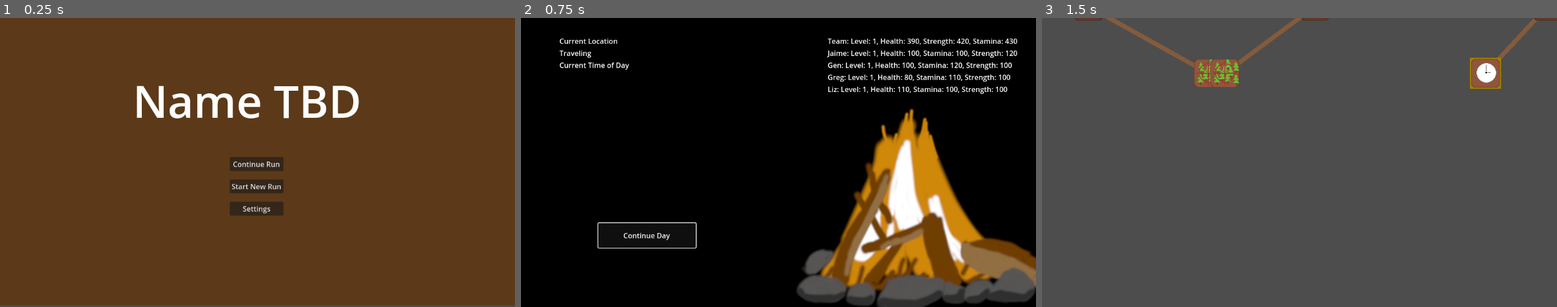
Above: before the commit, frames 1-3 (left to right).
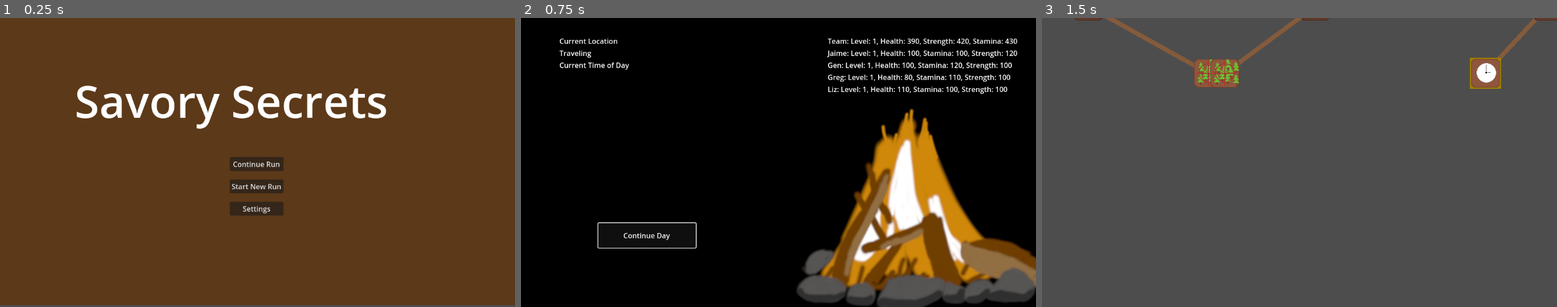
Above: after the commit, the same moments.

Repository: donnell74/Game-Off-2024
Game: Godot game, scene res://main.tscn
Two runs of this game, one before a commit and one after it. Both use one fixed random seed, a clock stepped at 60 frames per second and the inputs below.
Inputs:
- Up to frame 1 (0.25 s): no input
- Up to frame 2 (0.75 s): click "Start New Run" at 0.5 s
- Up to frame 3 (1.5 s): click "Continue Day" at 1.25 s

The runs differ from the first frame. In frame 1, 3.3% of the frame differs, in the area x 14-75%, y 23-39%; in frame 2, nothing differs; in frame 3, nothing differs.

Commit message:
Update main_menu.tscn

Diff:
--- a/Menus/main_menu.tscn
+++ b/Menus/main_menu.tscn
@@ -28,7 +28,7 @@
 grow_horizontal = 2
 grow_vertical = 2
 theme_override_font_sizes/font_size = 100
-text = "     Name TBD"
+text = "Savory Secrets"
 
 [node name="GridContainer" type="GridContainer" parent="CanvasLayer"]
 anchors_preset = 8
